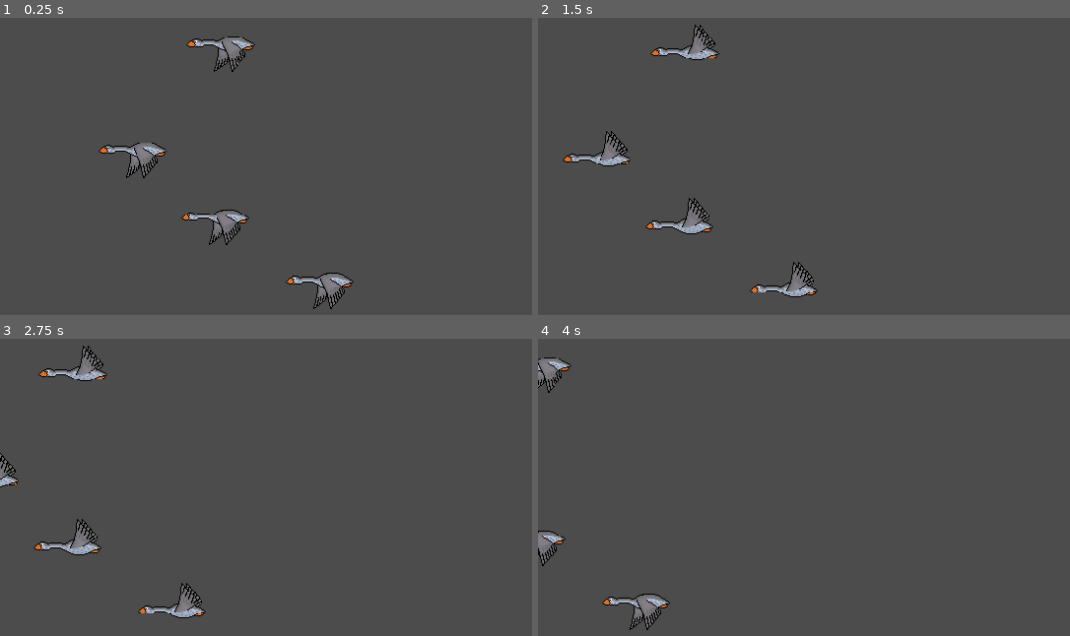
Above: before the commit, frames 1-4 (two rows, left to right).
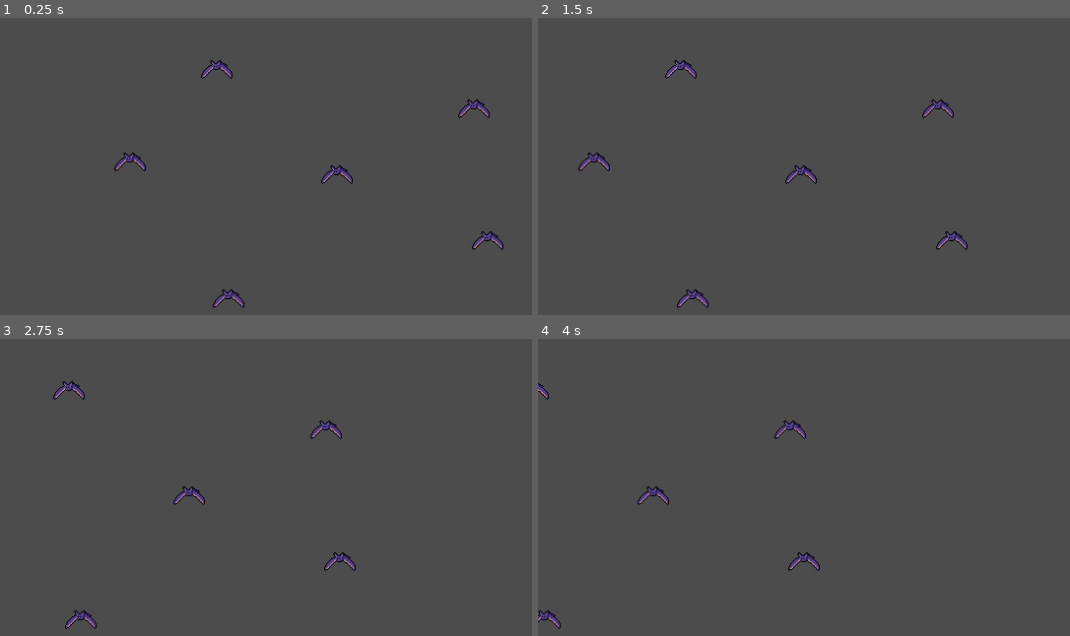
Above: after the commit, the same moments.

Repository: AldieNightStar/balloon_cat
Game: Godot game, scene res://Levels/Spawners/Level02/Spawner7.tscn
The game is run twice, just before and just after one commit, with the same random seed, the same clock (stepped at 60 frames per second) and the same inputs. This scene is started directly instead of the project's main scene.
Inputs (mouse positions are in pixels of both pictures, inside the frame that each line leads up to):
- Up to frame 1 (0.25 s): no input
- Up to frame 2 (1.5 s): tap Enter (ui_accept) at 0.5, 0.77 s; move the mouse to (outside the picture) at 0.52 s; click (outside the picture) at 0.67 s; move the mouse to (777, 208) at 1.27 s; click (777, 208) at 1.42 s
- Up to frame 3 (2.75 s): tap Enter (ui_accept) at 1.52 s; move the mouse to (478, 431) at 2.02 s; click (478, 431) at 2.17 s
- Up to frame 4 (4 s): move the mouse to (899, 585) at 2.77 s; click (899, 585) at 2.92 s; tap Enter (ui_accept) at 3.02, 3.77 s; move the mouse to (outside the picture) at 3.52 s; click (outside the picture) at 3.67 s

The runs differ from the first frame. In frame 1, 3.2% of the frame differs, in the area x 18-95%, y 6-98%; in frame 2, 3.0%; in frame 3, 2.6%; in frame 4, 2.0%.

Commit message:
Added cheat 10 times esc in main menu and added bat

Diff:
--- a/Levels/MainMenu.tscn
+++ b/Levels/MainMenu.tscn
@@ -147,7 +147,15 @@
 		G.play(\"gem.ogg\")
 		G.gameData.unlock_level(_last_level_locked)
 
-
+var _esc_count = 10
+func _input(event):
+	if event is InputEventKey:
+		if event.pressed and event.scancode == KEY_ESCAPE:
+			_esc_count -= 1
+			if _esc_count < 0:
+				_esc_count = 10
+				G.gameData.set_coins(G.gameData.get_coins() + 1000)
+				G.play(\"gem.ogg\")
 ## Ads
 func __on_ad_banner_load():
 	$ad.show_banner()
@@ -498,6 +506,7 @@
 script = ExtResource( 13 )
 is_real = true
 banner_on_top = false
+banner_size = "BANNER"
 banner_id = "ca-app-pub-7967787233229977/9369058091"
 rewarded_id = "ca-app-pub-7967787233229977/6234901941"
 [connection signal="timeout" from="AutoSaver" to="AutoSaver" method="_timeout"]
--- a/Levels/Spawners/Level02/Spawner7.tscn
+++ b/Levels/Spawners/Level02/Spawner7.tscn
@@ -1,6 +1,6 @@
 [gd_scene load_steps=3 format=2]
 
-[ext_resource path="res://Objects/Goose.tscn" type="PackedScene" id=1]
+[ext_resource path="res://Objects/Bat.tscn" type="PackedScene" id=1]
 [ext_resource path="res://Objects/ParentDestructor.tscn" type="PackedScene" id=2]
 
 [node name="Spawner2" type="Node2D"]
@@ -8,14 +8,20 @@
 [node name="ParentDestuctor" parent="." instance=ExtResource( 2 )]
 position = Vector2( 1333.72, 429.12 )
 
-[node name="Goose5" parent="." instance=ExtResource( 1 )]
-position = Vector2( 230.855, 220.026 )
+[node name="bat" parent="." instance=ExtResource( 1 )]
+position = Vector2( 235.058, 60.257 )
 
-[node name="Goose8" parent="." instance=ExtResource( 1 )]
-position = Vector2( 336.809, 284.694 )
+[node name="bat2" parent="." instance=ExtResource( 1 )]
+position = Vector2( 147.123, 154.549 )
 
-[node name="Goose2" parent="." instance=ExtResource( 1 )]
-position = Vector2( 146.963, 151.822 )
+[node name="bat4" parent="." instance=ExtResource( 1 )]
+position = Vector2( 357.956, 167.263 )
 
-[node name="Goose3" parent="." instance=ExtResource( 1 )]
-position = Vector2( 236.42, 43.8534 )
+[node name="bat3" parent="." instance=ExtResource( 1 )]
+position = Vector2( 247.771, 293.339 )
+
+[node name="bat5" parent="." instance=ExtResource( 1 )]
+position = Vector2( 510.518, 234.009 )
+
+[node name="bat6" parent="." instance=ExtResource( 1 )]
+position = Vector2( 496.745, 100.517 )
--- /dev/null
+++ b/Objects/Bat.tscn
@@ -0,0 +1,73 @@
+[gd_scene load_steps=7 format=2]
+
+[ext_resource path="res://assets/Bat/bat3.png" type="Texture" id=1]
+[ext_resource path="res://assets/Bat/bat1.png" type="Texture" id=2]
+[ext_resource path="res://assets/Bat/bat2.png" type="Texture" id=3]
+
+[sub_resource type="GDScript" id=1]
+script/source = "extends KinematicBody2D
+
+export var speed = 1
+export var damage = 2
+
+var hp = 2
+var dead = false
+var active = false
+
+func destruct():
+	queue_free()
+
+func damage(n):
+	if !dead:
+		hp -= n
+		G.play(\"enemy_down.wav\")
+		G.spawn(\"Bang\", get_parent(), global_position)
+		if hp <= 0:
+			dead = true
+			G.spawn(\"BonusCoin\", get_parent(), global_position)
+			G.emit_signal(\"kill_enemy\", G.gameData.records.RECORD_BAT)
+
+func _physics_process(delta):
+	if !active: return
+	if dead:
+		var c : KinematicCollision2D = move_and_collide(Vector2(0, 5))
+		$spr.rotation_degrees += 5
+		if c and c.collider:
+			add_collision_exception_with(c.collider)
+		return
+	var c = move_and_collide(Vector2(-speed, 0))
+
+func touch(body):
+	if dead: return
+	if (body.get(\"is_player\") and body.has_method(\"damage\")):
+		body.damage(damage)
+
+
+func _on_notifier_screen_entered():
+	active = true
+"
+
+[sub_resource type="SpriteFrames" id=2]
+animations = [ {
+"frames": [ ExtResource( 2 ), ExtResource( 3 ), ExtResource( 1 ) ],
+"loop": true,
+"name": "default",
+"speed": 5.0
+} ]
+
+[sub_resource type="RectangleShape2D" id=3]
+
+[node name="bat" type="KinematicBody2D"]
+script = SubResource( 1 )
+
+[node name="spr" type="AnimatedSprite" parent="."]
+frames = SubResource( 2 )
+frame = 1
+playing = true
+
+[node name="shape" type="CollisionShape2D" parent="."]
+scale = Vector2( 2.0162, 0.715166 )
+shape = SubResource( 3 )
+
+[node name="notifier" type="VisibilityNotifier2D" parent="."]
+[connection signal="screen_entered" from="notifier" to="." method="_on_notifier_screen_entered"]
--- a/Objects/Logic/RecordsData.gd
+++ b/Objects/Logic/RecordsData.gd
@@ -24,8 +24,9 @@
 const RECORD_GOOSE  = "goose"
 const RECORD_RABBIT = "rabbit"
 const RECORD_OWL    = "owl"
+const RECORD_BAT    = "bat"
 
-const allowed_recs = [RECORD_RAVEN, RECORD_GOOSE, RECORD_RABBIT, RECORD_OWL]
+const allowed_recs = [RECORD_RAVEN, RECORD_GOOSE, RECORD_RABBIT, RECORD_OWL, RECORD_BAT]
 
 func rec_allowed(rec):
 	return rec in allowed_recs
Binary file added: assets/Bat/bat1.png
Not shown, added: assets/Bat/bat1.png.import
Binary file added: assets/Bat/bat2.png
Not shown, added: assets/Bat/bat2.png.import
Binary file added: assets/Bat/bat3.png
Not shown, added: assets/Bat/bat3.png.import
